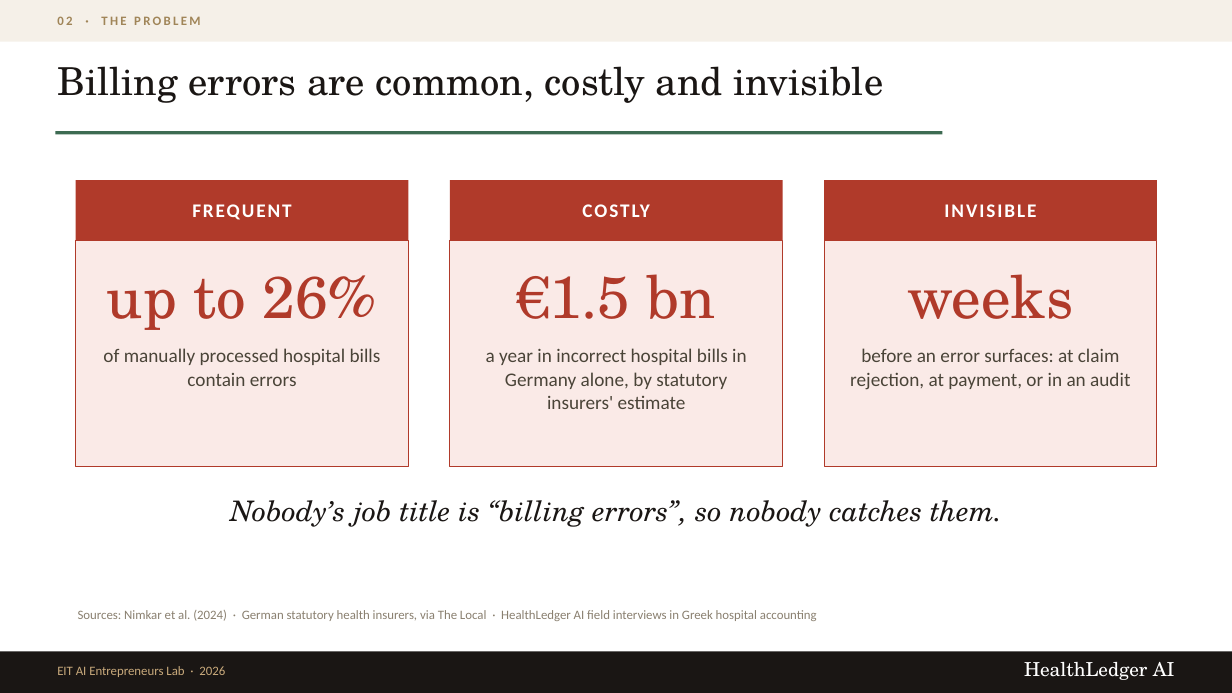
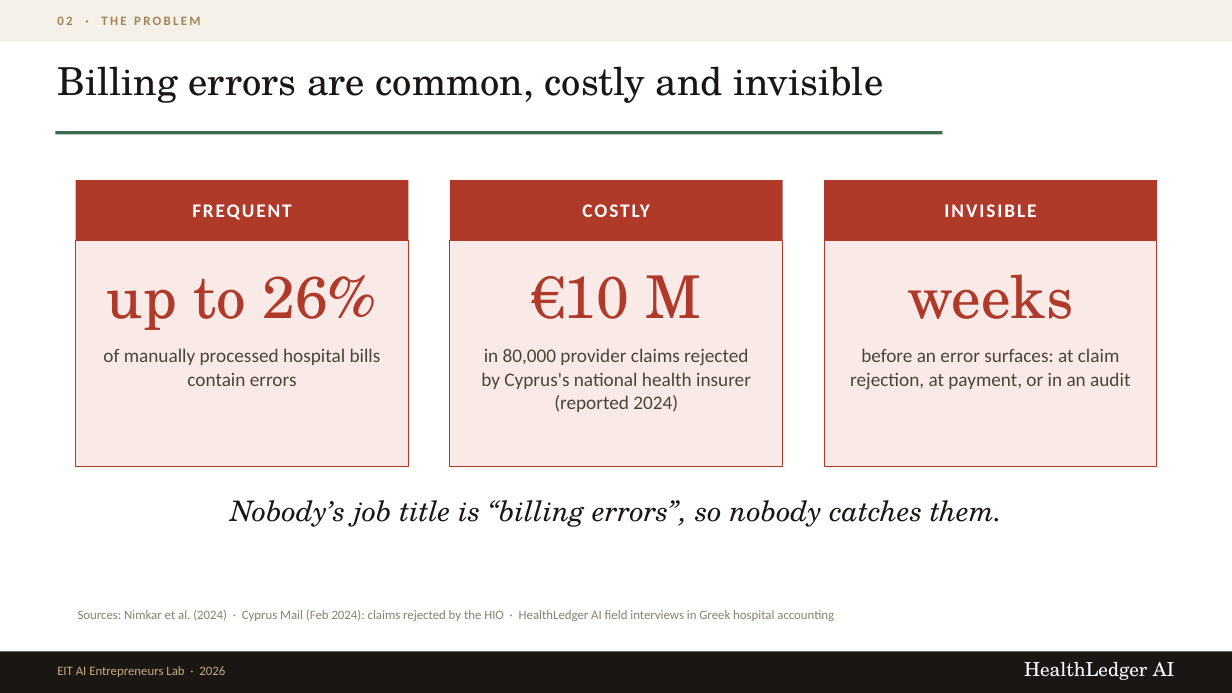
Before and after one commit to mrply97/AI, a slide deck: slide 3 of HealthLedgerAI_EIT_Pitch.pptx. Drawn at 1232x693 pixels with LibreOffice and Linux fonts; fonts in the diff are those of the drawing. Boxes give left, top, right and bottom in pixels: in the first picture for what was removed or moved away, otherwise in the second. Text is boxed around its words. In the diff, an @@ line names an element or a change of style, - is before the commit and + after.

```diff
--- a/HealthLedgerAI_EIT_Pitch.pptx
+++ b/HealthLedgerAI_EIT_Pitch.pptx
@@ text at <box>531,275,702,319</box>: text changed @@
-€1.5 bn
+€10 M
@@ text at <box>481,348,751,412</box>: text changed @@
-a year in incorrect hospital bills in Germany alone, by statutory insurers' estimate
+in 80,000 provider claims rejected by Cyprus's national health insurer (reported 2024)
@@ text at <box>78,610,834,621</box>: text changed @@
-Sources: Nimkar et al. (2024) · German statutory health insurers, via The Local · HealthLedger AI field interviews in Greek hospital accounting
+Sources: Nimkar et al. (2024) · Cyprus Mail (Feb 2024): claims rejected by the HIO · HealthLedger AI field interviews in Greek hospital accounting
```
Also in this commit, not shown: 1 other slide changed, 2 other files.
